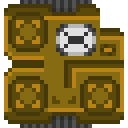
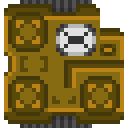
Revision of a layered 128px x 128px image; what changed, layer by layer:
added layer "threads 1" above "mk2" over [20, 56, 48, 72]
painted on "mk2" over [8, 44, 112, 72]
